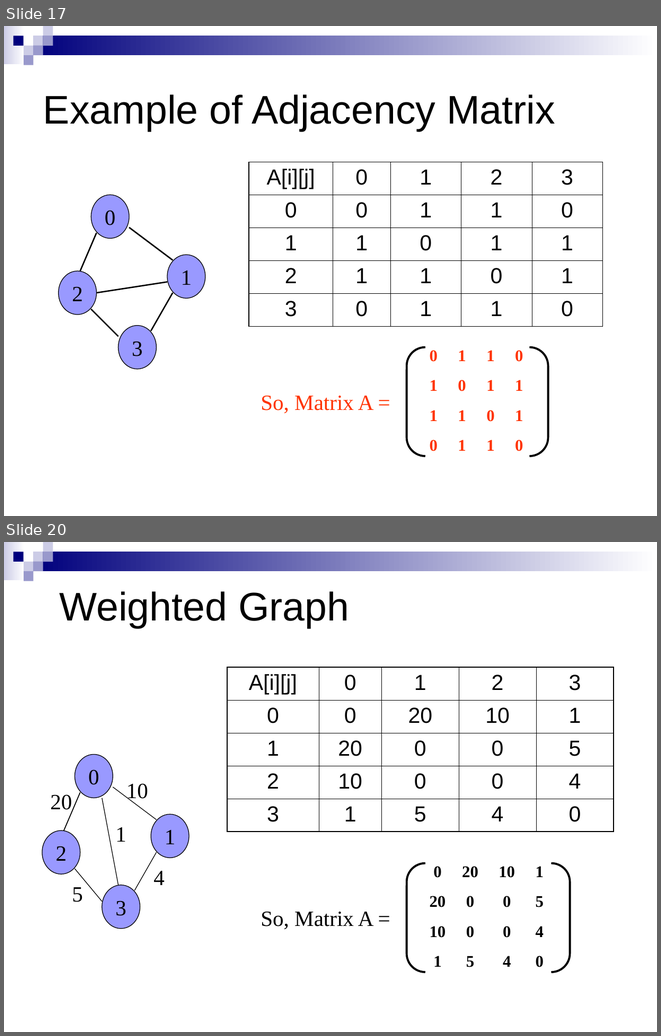
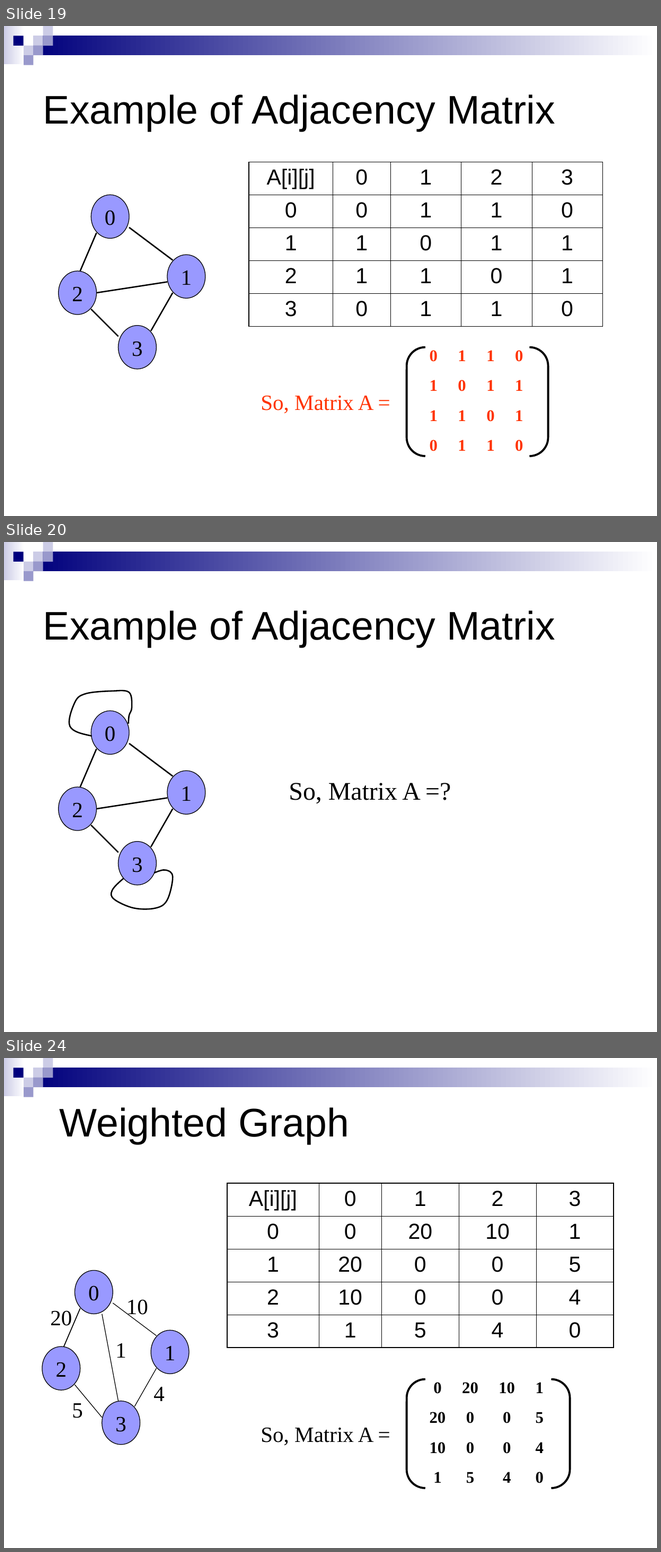
Before and after one commit to HengFan2010/hengfan2010.github.io, a slide deck: teaching/21F-3110/slides/3110-lecture 12-Graph I.ppt. Shown one above the other, each under a label of ours: slides 17 and 20 before the commit, slides 19, 20 and 24 after it; the slides between them are not shown. The pictures are 661x1036 and 661x1552 pixels, drawn with LibreOffice and Linux fonts; fonts in the diff are those of the drawing. Boxes give left, top, right and bottom in pixels: in the first picture for what was removed or moved away, otherwise in the second. Text is boxed around its words. In the diff, an @@ line names an element or a change of style, - is before the commit and + after.

```diff
--- a/teaching/21F-3110/slides/3110-lecture 12-Graph I.ppt
+++ b/teaching/21F-3110/slides/3110-lecture 12-Graph I.ppt
@@ slide 20 added at (4, 542, 657, 1032), background #FFFFFF; not listed: 9 template elements that a slide beside it also shows @@
@@ title added at (43, 610, 555, 647), 44 pt, text #000000 @@
+Example of Adjacency Matrix
@@ freeform shape added at (69, 690, 132, 735), outline #000000 1.5 pt @@
@@ ellipse added at (91, 711, 129, 754), fill #9999FF, outline #000000 0.74 pt, 24 pt, text #000000 @@
+0
@@ line added from (130, 743) to (173, 776), #000000 1.5 pt @@
@@ line added from (97, 749) to (80, 787), #000000 1.5 pt @@
@@ ellipse added at (167, 770, 205, 814), fill #9999FF, outline #000000 0.74 pt, 24 pt, text #000000 @@
+1
@@ ellipse added at (58, 787, 96, 831), fill #9999FF, outline #000000 0.74 pt, 24 pt, text #000000 @@
+2
@@ text added at (289, 783, 421, 803), 28 pt, text #000000 @@
+So, Matrix A =?
@@ line added from (97, 809) to (167, 798), #000000 1.5 pt @@
@@ line added from (173, 809) to (151, 847), #000000 1.5 pt @@
@@ line added from (91, 824) to (118, 852), #000000 1.5 pt @@
@@ ellipse added at (118, 841, 156, 885), fill #9999FF, outline #000000 0.74 pt, 24 pt, text #000000 @@
+3
@@ freeform shape added at (111, 870, 173, 909), outline #000000 1.5 pt @@
@@ what was slide 17 is now slide 19 @@
@@ what was slide 20 is now slide 24 @@
```
Also in this commit, not shown: 8 slides changed, 3 other slides added, 1 other file.
